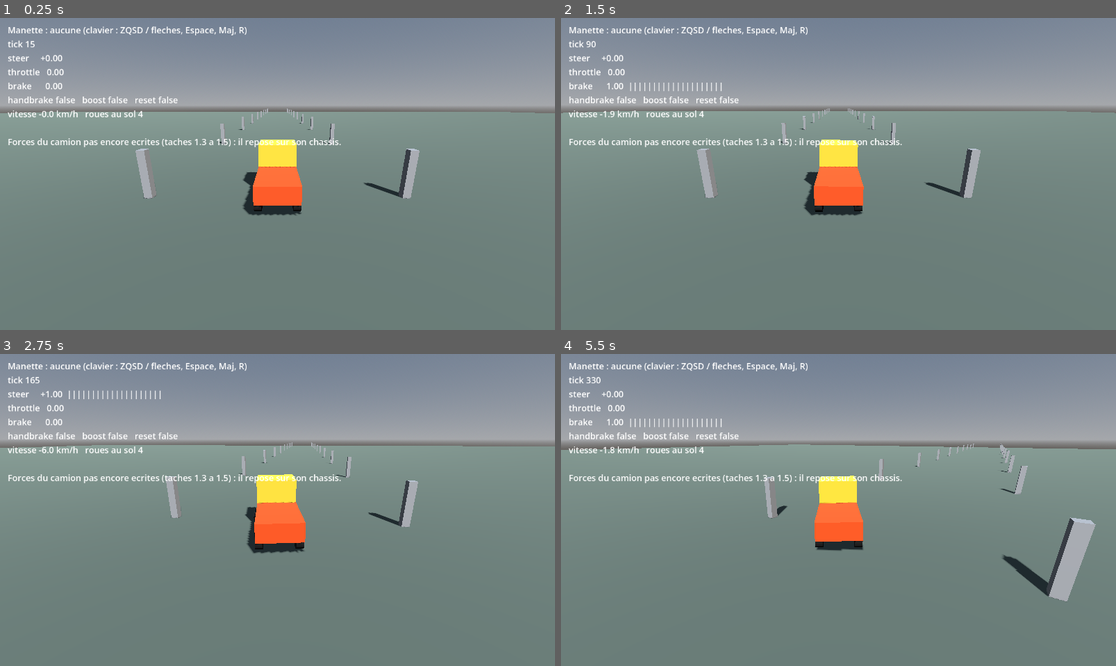
Above: before the commit, frames 1-4 (two rows, left to right).
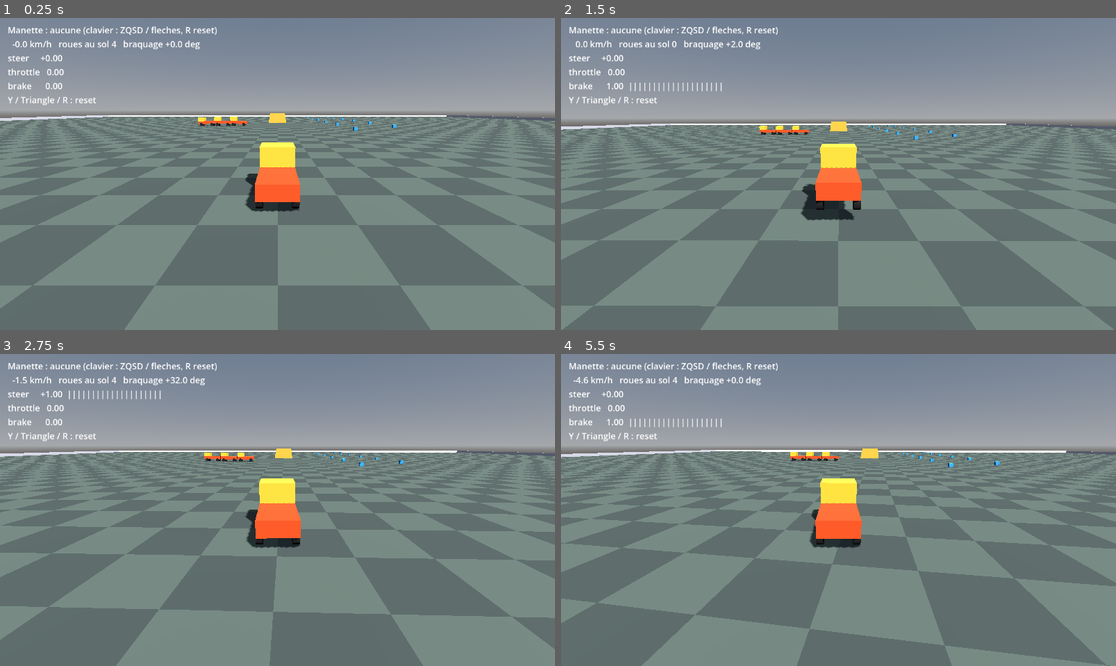
Above: after the commit, the same moments.

Repository: Shoz567/course-camions
Game: Godot game, scene res://dev/drive_sandbox.tscn
Same seed, same stepped clock (60 frames per second), same inputs: the game is played once before the commit and once after it.
Inputs:
- Up to frame 1 (0.25 s): no input
- Up to frame 2 (1.5 s): hold D 0.53-1.28 s; tap Shift at 0.6 s; tap Space at 0.77 s; hold S from 1.28 s (still down); tap R at 1.35 s
- Up to frame 3 (2.75 s): tap Space at 1.52 s; release S at 2.03 s; hold D from 2.03 s (still down); tap Shift at 2.1 s
- Up to frame 4 (5.5 s): release D at 2.78 s; hold W 2.78-3.53 s; tap R at 2.85, 4.35 s; tap Space at 3.02, 3.77, 4.52 s; hold A 3.53-5.03 s; tap Shift at 3.6, 5.1 s; hold S from 5.03 s (still down)

The runs differ from the first frame. In frame 1, 14% of the frame differs, in the area x 0-100%, y 2-64%; in frame 2, 15%; in frame 3, 14%; in frame 4, 16%, in the area x 0-100%, y 2-80%.

Commit message:
dev: fait du bac a sable une arene de conduite a la manette
Arene fermee par des murs de 0,3 m, tremplin, camions gares, plots,
damier au sol ; reset sur Y / Triangle / R ; HUD vitesse, roues au
sol, braquage et InputFrame.

Co-Authored-By: Claude Opus 5.5 <noreply@anthropic.com>

Diff:
--- a/game/dev/drive_sandbox.gd
+++ b/game/dev/drive_sandbox.gd
@@ -3,12 +3,20 @@
 ## Bac a sable de conduite en direct (developpement, pas un livrable de jeu).
 ##
 ## Branche la premiere manette connectee (XInput, DualShock, DualSense) et le
-## clavier sur le camion, et affiche l'InputFrame recue a chaque tick. Sert a
-## verifier l'input AVANT que les forces existent, puis a conduire des qu'elles
-## arrivent (taches 1.3 a 1.5).
+## clavier sur le camion. Arene fermee par des murs de 0,3 m (METRICS.md §4),
+## un tremplin, des camions gares a percuter.
+##
+##   RT / R2 ou Z (W)   gaz          stick gauche ou Q D (A D)   direction
+##   LT / L2 ou S       frein, puis marche arriere a l'arret
+##   Y / Triangle ou R  reset : camion remis droit sur place
 ##
 ## La camera ici est un simple suivi de debug : la vraie camera de poursuite est
-## la tache 2.1.
+## la tache 2.1. Ce script joue le role du gameplay (source d'input, reset) :
+## le camion, lui, ne lit jamais Input.*.
+
+const ARENA_HALF := 150.0
+const WALL_THICKNESS := 0.3
+const WALL_HEIGHT := 1.5
 
 @onready var _truck: Truck = $Truck
 @onready var _pad: DeviceInputSource = $PadSource
@@ -22,13 +30,7 @@
 func _ready() -> void:
 	_pick_pad()
 	Input.joy_connection_changed.connect(func(_d: int, _c: bool) -> void: _pick_pad())
-	for i in 20:
-		var pillar := MeshInstance3D.new()
-		var m := BoxMesh.new()
-		m.size = Vector3(0.5, 3.0, 0.5)
-		pillar.mesh = m
-		pillar.position = Vector3(-8.0 if i % 2 == 0 else 8.0, 1.5, -20.0 * floorf(i / 2.0))
-		add_child(pillar)
+	_build_arena()
 
 
 ## Prend la premiere manette connectee, si la source n'en suit pas deja une.
@@ -55,31 +57,93 @@
 	_merged.boost = p.boost or k.boost
 	_merged.reset = p.reset or k.reset
 	_truck.set_input(_merged)
+	if _merged.reset:
+		# remis droit sur place, cap conserve, 1 m au-dessus du sol
+		var pos := _truck.global_position
+		var yaw := _truck.global_rotation.y
+		_truck.reset_to(Transform3D(Basis(Vector3.UP, yaw), Vector3(pos.x, maxf(pos.y, 0.0) + 1.0, pos.z)))
 
 
 func _process(delta: float) -> void:
 	var xf := _truck.global_transform
-	var want := xf.origin + xf.basis.z * 13.0 + Vector3.UP * 5.5
-	_camera.global_position = _camera.global_position.lerp(want, clampf(delta * 4.0, 0.0, 1.0))
+	# derriere le camion, cap horizontal seulement : la camera ne roule pas avec lui
+	var back := xf.basis.z
+	back.y = 0.0
+	back = back.normalized() if back.length_squared() > 1e-4 else Vector3.BACK
+	var want := xf.origin + back * 14.0 + Vector3.UP * 5.5
+	_camera.global_position = _camera.global_position.lerp(want, clampf(delta * 5.0, 0.0, 1.0))
 	_camera.look_at(xf.origin + Vector3.UP * 1.5)
 
 	var f := _truck.get_input()
-	var pad_name := "aucune (clavier : ZQSD / fleches, Espace, Maj, R)"
+	var pad_name := "aucune (clavier : ZQSD / fleches, R reset)"
 	if _pad.connected:
 		pad_name = "%d — %s" % [_pad.device_id, Input.get_joy_name(_pad.device_id)]
 	_hud.text = "\n".join([
 		"Manette : %s" % pad_name,
-		"tick %d" % f.tick,
+		"%6.1f km/h   roues au sol %d   braquage %+.1f deg" % [
+			_truck.get_speed_kmh(), _truck.wheels_on_ground(), _truck.get_steer_deg()],
 		"steer     %+.2f  %s" % [f.steer, _bar(f.steer)],
 		"throttle   %.2f  %s" % [f.throttle, _bar(f.throttle)],
 		"brake      %.2f  %s" % [f.brake, _bar(f.brake)],
-		"handbrake %s   boost %s   reset %s" % [f.handbrake, f.boost, f.reset],
-		"vitesse %.1f km/h   roues au sol %d" % [_truck.get_speed_kmh(), _truck.wheels_on_ground()],
-		"",
-		"Forces du camion pas encore ecrites (taches 1.3 a 1.5) : il repose sur son chassis.",
+		"Y / Triangle / R : reset",
 	])
 
 
 func _bar(v: float) -> String:
 	var n := roundi(absf(v) * 20.0)
 	return ("<" if v < 0.0 else "") + "|".repeat(n)
+
+
+# --- decor -------------------------------------------------------------------------
+
+func _build_arena() -> void:
+	var wall_mat := StandardMaterial3D.new()
+	wall_mat.albedo_color = Color(0.85, 0.85, 0.9)
+	var span := ARENA_HALF * 2.0
+	for side in 4:
+		var along_x := side < 2
+		var size := Vector3(span, WALL_HEIGHT, WALL_THICKNESS) if along_x \
+				else Vector3(WALL_THICKNESS, WALL_HEIGHT, span)
+		var sign_ := -1.0 if side % 2 == 0 else 1.0
+		var pos := Vector3(0.0, WALL_HEIGHT / 2.0, sign_ * ARENA_HALF) if along_x \
+				else Vector3(sign_ * ARENA_HALF, WALL_HEIGHT / 2.0, 0.0)
+		_add_box(size, Transform3D(Basis.IDENTITY, pos), wall_mat)
+
+	# tremplin de 12 deg, 20 m de long, sommet a ~4 m
+	var ramp_mat := StandardMaterial3D.new()
+	ramp_mat.albedo_color = Color(0.9, 0.55, 0.15)
+	var angle := deg_to_rad(12.0)
+	var ramp_len := 20.0
+	var ramp_basis := Basis(Vector3.RIGHT, angle)
+	var center := Vector3(0.0, sin(angle) * ramp_len / 2.0 - 0.5, -60.0)
+	_add_box(Vector3(8.0, 1.0, ramp_len), Transform3D(ramp_basis, center), ramp_mat)
+
+	# obstacles a percuter : camions gares, et plots de 1 m
+	for i in 3:
+		var parked := (load("res://vehicles/truck.tscn") as PackedScene).instantiate() as Truck
+		parked.position = Vector3(-25.0 + i * 5.0, 0.0, -30.0)
+		parked.rotation_degrees = Vector3(0.0, 90.0, 0.0)
+		add_child(parked)
+	var post_mat := StandardMaterial3D.new()
+	post_mat.albedo_color = Color(0.2, 0.6, 0.9)
+	for i in 12:
+		var x := -8.0 if i % 2 == 0 else 8.0
+		_add_box(Vector3(1.0, 1.0, 1.0), Transform3D(Basis.IDENTITY, Vector3(x + 30.0, 0.5, -10.0 - i * 10.0)), post_mat)
+
+
+func _add_box(size: Vector3, xf: Transform3D, mat: Material) -> void:
+	var body := StaticBody3D.new()
+	body.collision_mask = 0
+	body.transform = xf
+	var cs := CollisionShape3D.new()
+	var box := BoxShape3D.new()
+	box.size = size
+	cs.shape = box
+	body.add_child(cs)
+	var mi := MeshInstance3D.new()
+	var mesh := BoxMesh.new()
+	mesh.size = size
+	mesh.material = mat
+	mi.mesh = mesh
+	body.add_child(mi)
+	add_child(body)
--- a/game/dev/drive_sandbox.tscn
+++ b/game/dev/drive_sandbox.tscn
@@ -8,8 +8,25 @@
 [sub_resource type="BoxShape3D" id="shape_floor"]
 size = Vector3(400, 1, 400)
 
-[sub_resource type="StandardMaterial3D" id="mat_floor"]
-albedo_color = Color(0.32, 0.36, 0.32, 1)
+[sub_resource type="Shader" id="shader_checker"]
+code = "shader_type spatial;
+
+// Damier de 4 m en coordonnees monde : donne la sensation de vitesse.
+varying vec3 world_pos;
+
+void vertex() {
+	world_pos = (MODEL_MATRIX * vec4(VERTEX, 1.0)).xyz;
+}
+
+void fragment() {
+	float c = mod(floor(world_pos.x / 4.0) + floor(world_pos.z / 4.0), 2.0);
+	ALBEDO = mix(vec3(0.28, 0.31, 0.28), vec3(0.36, 0.40, 0.35), c);
+	ROUGHNESS = 0.9;
+}
+"
+
+[sub_resource type="ShaderMaterial" id="mat_floor"]
+shader = SubResource("shader_checker")
 
 [sub_resource type="PlaneMesh" id="mesh_floor"]
 material = SubResource("mat_floor")
@@ -46,6 +63,7 @@
 mesh = SubResource("mesh_floor")
 
 [node name="Truck" parent="." instance=ExtResource("2")]
+transform = Transform3D(1, 0, 0, 0, 1, 0, 0, 0, 1, 0, 0, 40)
 
 [node name="PadSource" type="Node" parent="."]
 script = ExtResource("3")
@@ -54,7 +72,7 @@
 script = ExtResource("4")
 
 [node name="Camera3D" type="Camera3D" parent="."]
-transform = Transform3D(1, 0, 0, 0, 0.9, 0.44, 0, -0.44, 0.9, 0, 5.5, 13)
+transform = Transform3D(1, 0, 0, 0, 0.9, 0.44, 0, -0.44, 0.9, 0, 5.5, 54)
 fov = 70.0
 
 [node name="Hud" type="CanvasLayer" parent="."]
@@ -63,5 +81,5 @@
 offset_left = 16.0
 offset_top = 12.0
 offset_right = 900.0
-offset_bottom = 260.0
+offset_bottom = 200.0
 theme_override_font_sizes/font_size = 18
Not shown: 1 places in game/dev/drive_sandbox.tscn that only renumber resources
